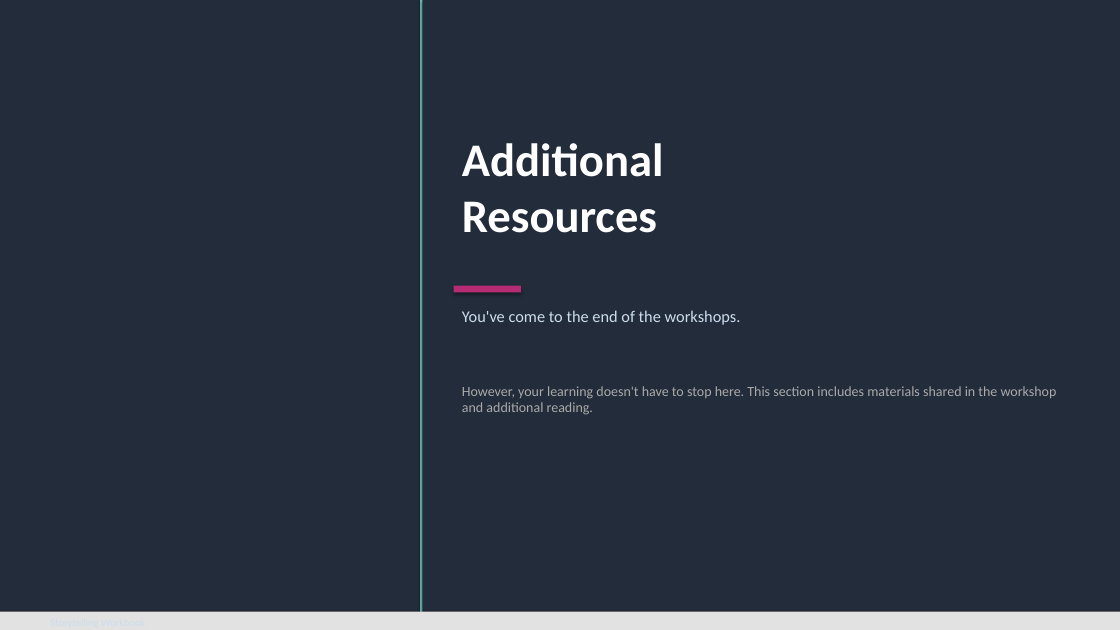
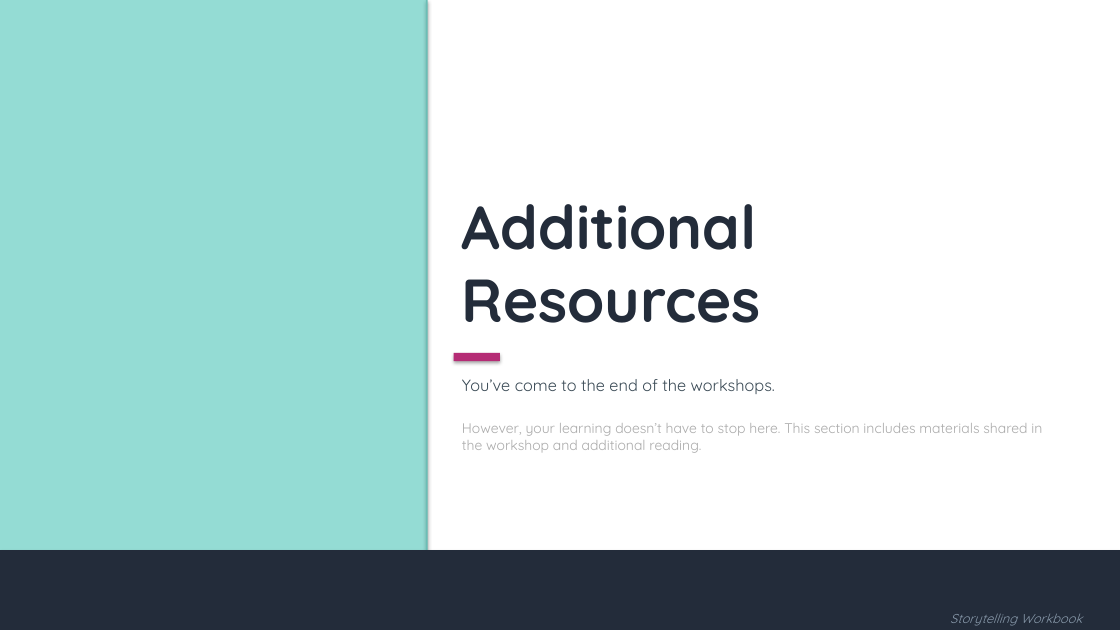
Before and after one commit to Storytelling-Workbook/Interactive-session, a slide deck: slide 20 of Storytelling_Workbook.pptx. Drawn at 1120x630 pixels with LibreOffice and Linux fonts; fonts in the diff are those of the drawing. Boxes give left, top, right and bottom in pixels: in the first picture for what was removed or moved away, otherwise in the second. Text is boxed around its words. In the diff, an @@ line names an element or a change of style, - is before the commit and + after.

```diff
--- a/Storytelling_Workbook.pptx
+++ b/Storytelling_Workbook.pptx
@@ background #232C3A to #FFFFFF @@
@@ rectangle: place and size @@
-rectangle at [0, 0, 420, 630]
+rectangle at [0, 0, 426, 550]
@@ rectangle at [0, 0, 426, 550]: fill #232C3A to #94DCD4 @@
@@ rectangle: place and size @@
-rectangle at [420, 0, 423, 630]
+rectangle at [426, 0, 428, 550]
@@ text "Additional Resources": place and size @@
-text "Additional Resources" at [462, 143, 664, 233]
+text "Additional Resources" at [462, 204, 761, 323]
@@ text "Additional Resources" at [462, 204, 761, 323]: size 40 to 52 pt, font Calibri to Quicksand, text colour #FFFFFF to #232C3A @@
@@ rectangle: place and size @@
-rectangle at [454, 286, 521, 292]
+rectangle at [454, 353, 500, 361]
@@ text at [462, 379, 775, 394]: text changed; font Calibri to Quicksand; text colour #CCDDEE to #3A4A55 @@
-You've come to the end of the workshops.
+You’ve come to the end of the workshops.
@@ text at [462, 423, 1042, 453]: text changed; font Calibri to Quicksand @@
-However, your learning doesn't have to stop here. This section includes materials shared in the workshop and additional reading.
+However, your learning doesn’t have to stop here. This section includes materials shared in the workshop and additional reading.
@@ rectangle: place and size @@
-rectangle at [423, 0, 1120, 630]
+rectangle at [0, 550, 1120, 630]
@@ text "Storytelling Workbook": place and size @@
-text "Storytelling Workbook" at [0, 612, 1120, 630]
+text "Storytelling Workbook" at [950, 614, 1083, 626]
@@ text "Storytelling Workbook" at [950, 614, 1083, 626]: fill #E2E2E2 to none; shadow off @@
@@ text at [950, 614, 1083, 626]: text added @@
+Storytelling Workbook
```
Also in this commit, not shown: 23 other slides changed.
